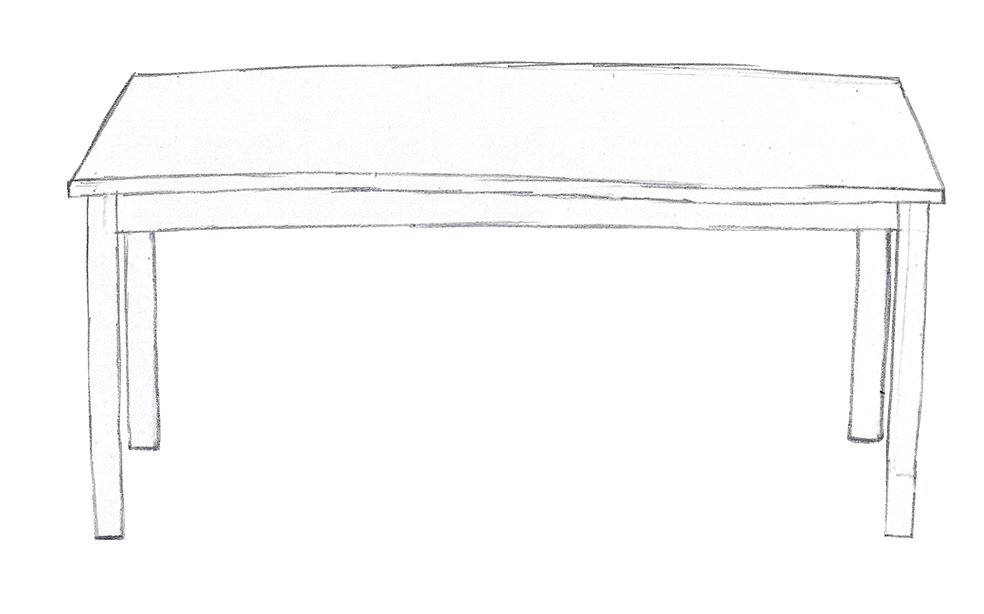
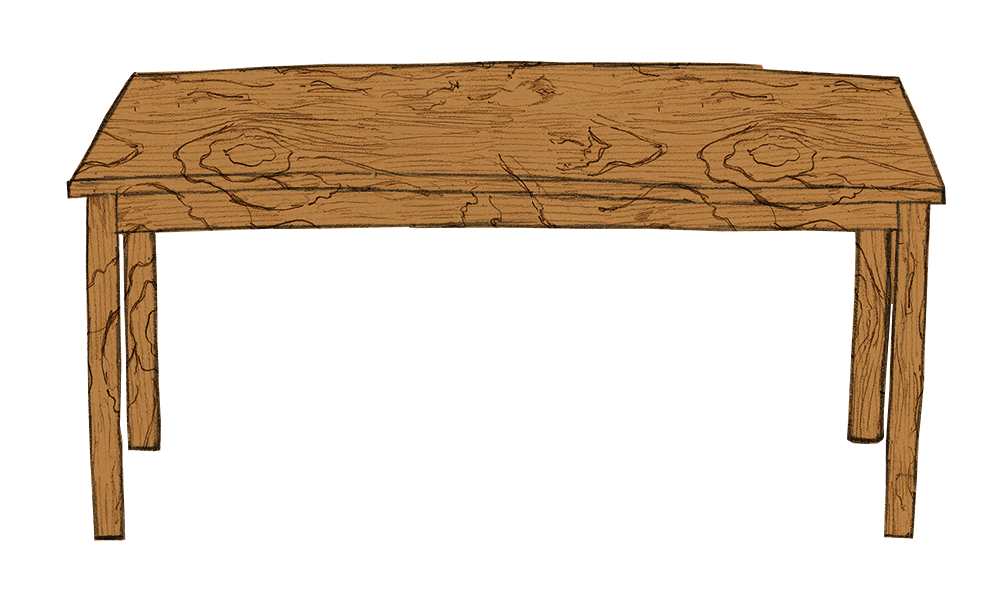
Before/after of a 984 × 614 layered artwork. What changed in the layer stack:
added layer "Layer 3" (multiply) above "Layer 2" over [66,60,946,246]
added layer "Layer 2" (multiply) above "Layer 1" over [847,202,931,539]
added layer "Layer 1" (multiply) above "lines copy" over [76,193,161,541]
added layer "lines copy" (multiply, 80%) above "lines" over [66,60,946,541]
